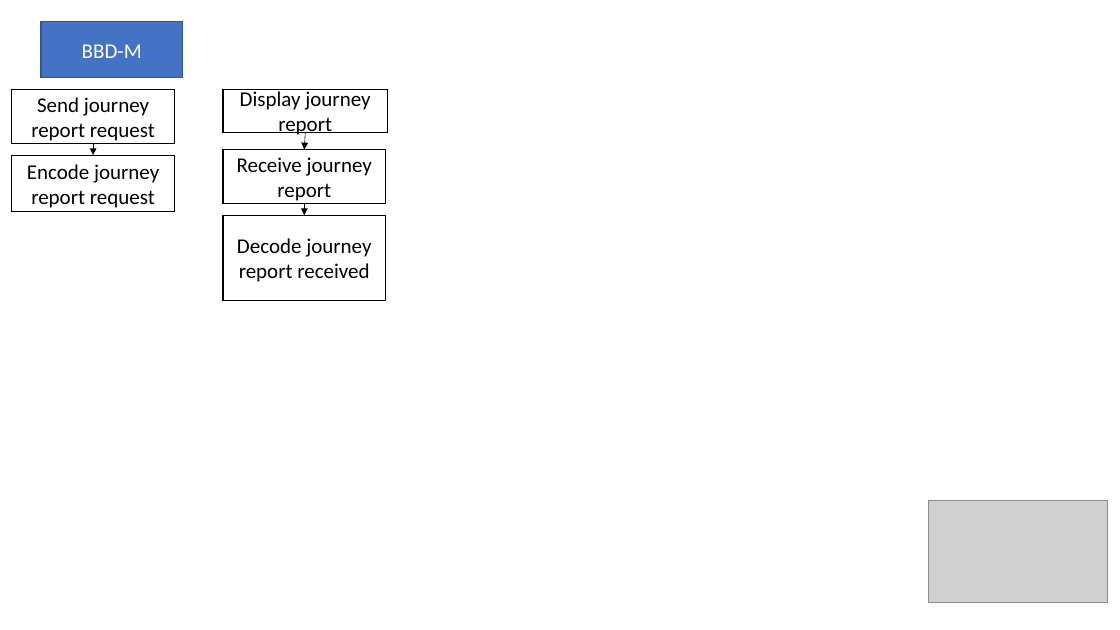
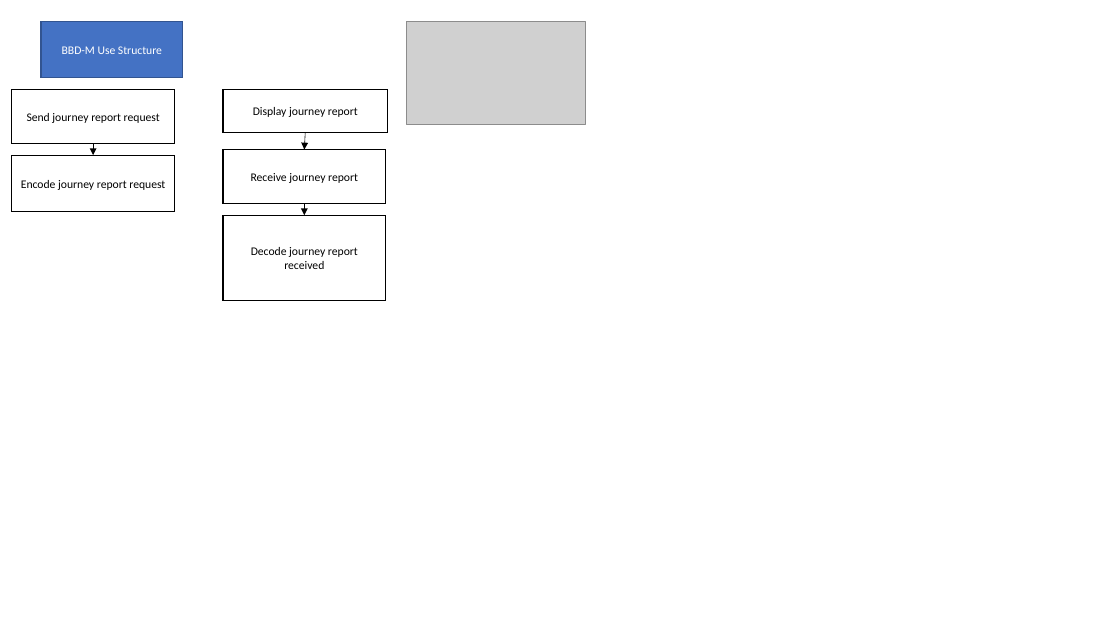
Before and after one commit to st970703/Software_Architecture_Report, a slide deck: slide 4 of Big Brother Driver Diagrams.pptx. Drawn at 1120x630 pixels with LibreOffice and Linux fonts; fonts in the diff are those of the drawing; grey boxes stand for pictures. Boxes give left, top, right and bottom in pixels: in the first picture for what was removed or moved away, otherwise in the second. Text is boxed around its words. In the diff, an @@ line names an element or a change of style, - is before the commit and + after.

```diff
--- a/Big Brother Driver Diagrams.pptx
+++ b/Big Brother Driver Diagrams.pptx
@@ picture moved from (x1=928, y1=501, x2=1107, y2=603) to (x1=407, y1=22, x2=586, y2=124) @@
@@ text in rectangle at (x1=62, y1=46, x2=162, y2=54): text changed; size 18 to 10 pt @@
-BBD-M
+BBD-M Use Structure
@@ size 18 to 10 pt in 5 elements at (x1=12, y1=90, x2=174, y2=144), (x1=12, y1=155, x2=174, y2=212), (x1=223, y1=150, x2=386, y2=203), (x1=223, y1=215, x2=386, y2=300), (x1=223, y1=90, x2=388, y2=133) @@
```
Also in this commit, not shown: 5 other slides changed, 7 slides added, 1 other file.
